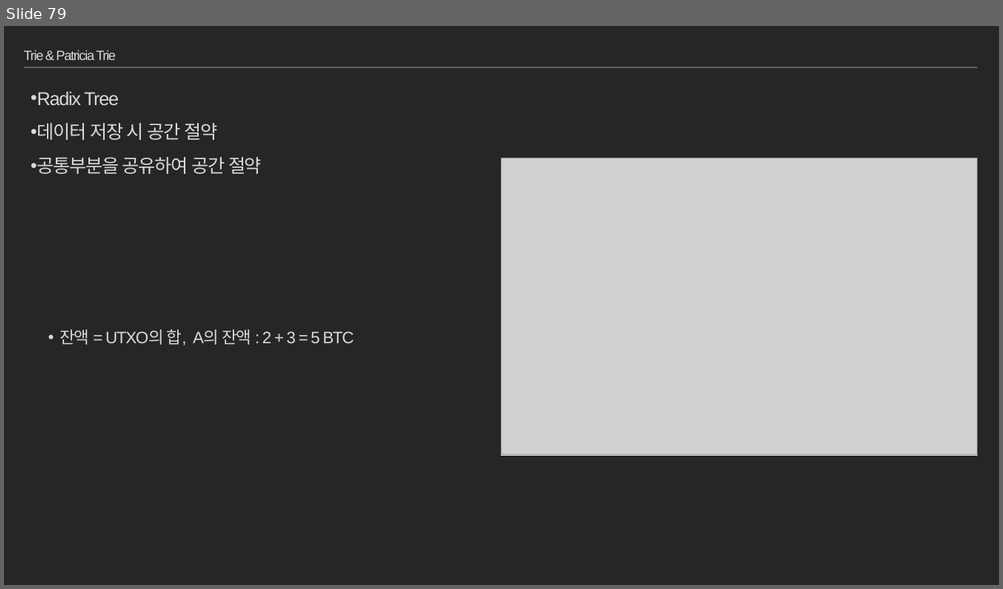
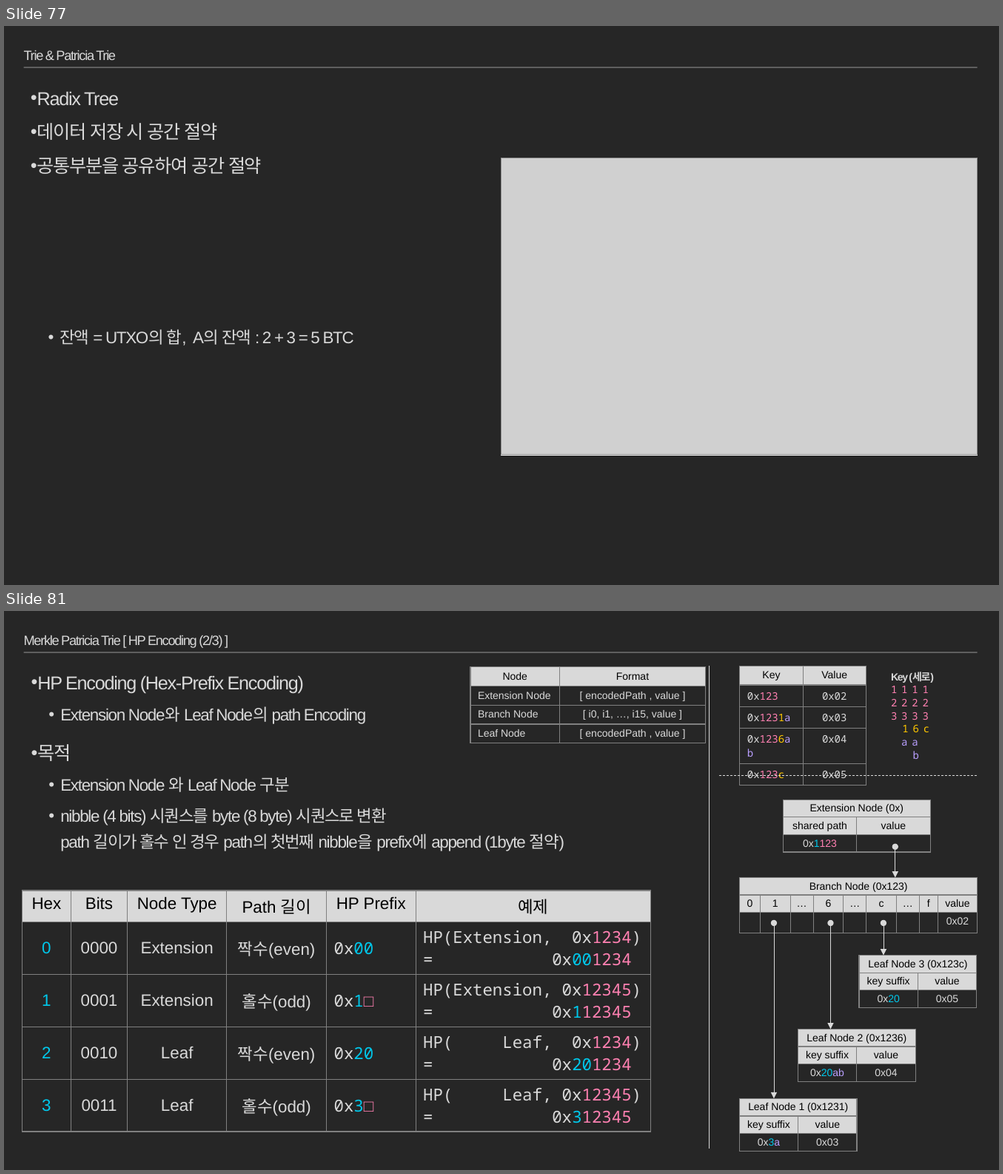
Before and after one commit to moss0801/blockchain-doc, a slide deck: General/Blockchain Part2.pptx. Shown one above the other, each under a label of ours: slide 79 before the commit, slides 77 and 81 after it; the slides between them are not shown. The pictures are 1003x589 and 1003x1174 pixels, drawn with LibreOffice and Linux fonts; fonts in the diff are those of the drawing; grey boxes stand for pictures. Boxes give left, top, right and bottom in pixels: in the first picture for what was removed or moved away, otherwise in the second. Text is boxed around its words. In the diff, an @@ line names an element or a change of style, - is before the commit and + after.

Commit message:
blockchain part2 add merkle patricia tree

```diff
--- a/General/Blockchain Part2.pptx
+++ b/General/Blockchain Part2.pptx
@@ slide 81 added at [4, 611, 999, 1170], background #262626; not listed: 1 template element that a slide beside it also shows @@
@@ title added at [24, 635, 222, 648], 13 pt, text #D9D9D9 @@
+Merkle Patricia Trie [ HP Encoding (2/3) ]
@@ text added at [31, 675, 564, 851], 16 pt, text #D9D9D9 @@
+• HP Encoding (Hex-Prefix Encoding)
+  • Extension Node와 Leaf Node의 path Encoding
+• 목적
+  • Extension Node 와 Leaf Node 구분
+  • nibble (4 bits) 시퀀스를 byte (8 byte) 시퀀스로 변환
+    path 길이가 홀수 인 경우 path의 첫번째 nibble을 prefix에 append (1byte 절약)
@@ table added at [470, 667, 706, 747], 4 rows, 2 columns @@
+Node | Format
+Extension Node | [ encodedPath , value ]
+Branch Node | [ i0, i1, …, i15, value ]
+Leaf Node | [ encodedPath , value ]
@@ line added from (709, 666) to (709, 1149), #D9D9D9 0.5 pt @@
@@ table added at [740, 667, 867, 910], 5 rows, 2 columns @@
+Key | Value
+0x123 | 0x02
+0x1231a | 0x03
+0x1236ab | 0x04
+0x123c | 0x05
@@ text added at [891, 672, 933, 759], 10 pt, text #FF80B1 @@
+Key (세로)
+1 1 1 1
+2 2 2 2
+3 3 3 3
+1 6 c
+a a
+b
@@ line added from (719, 776) to (976, 776), #D9D9D9 0.5 pt dashed @@
@@ table added at [783, 800, 930, 855], 3 rows, 2 columns @@
+Extension Node (0x) | 
+shared path | value
+0x1123 | 
@@ double arrow added from (895, 847) to (895, 878), #D9D9D9 0.5 pt @@
@@ table added at [22, 891, 652, 1119], 5 rows, 6 columns @@
+Hex | Bits | Node Type | Path 길이 | HP Prefix | 예제
+0 | 0000 | Extension | 짝수(even) | 0x00 | HP(Extension, 0x1234) / = 0x001234
+1 | 0001 | Extension | 홀수(odd) | 0x1□ | HP(Extension, 0x12345) / = 0x112345
+2 | 0010 | Leaf | 짝수(even) | 0x20 | HP( Leaf, 0x1234) / = 0x201234
+3 | 0011 | Leaf | 홀수(odd) | 0x3□ | HP( Leaf, 0x12345) / = 0x312345
@@ table added at [739, 878, 977, 934], 3 rows, 9 columns @@
+Branch Node (0x123) |  |  |  |  |  |  |  | 
+0 | 1 | … | 6 | … | c | … | f | value
+ |  |  |  |  |  |  |  | 0x02
@@ double arrow added from (774, 923) to (774, 1099), #D9D9D9 0.5 pt @@
@@ double arrow added from (831, 923) to (831, 1030), #D9D9D9 0.5 pt @@
@@ double arrow added from (884, 923) to (884, 956), #D9D9D9 0.5 pt @@
@@ table added at [859, 956, 977, 1011], 3 rows, 2 columns @@
+Leaf Node 3 (0x123c) | 
+key suffix | value
+0x20 | 0x05
@@ table added at [798, 1030, 916, 1085], 3 rows, 2 columns @@
+Leaf Node 2 (0x1236) | 
+key suffix | value
+0x20ab | 0x04
@@ table added at [739, 1099, 856, 1154], 3 rows, 2 columns @@
+Leaf Node 1 (0x1231) | 
+key suffix | value
+0x3a | 0x03
@@ what was slide 79 is now slide 77 @@
```
Also in this commit, not shown: 6 slides changed, 7 other slides added, 7 slides removed, 1 other file.
